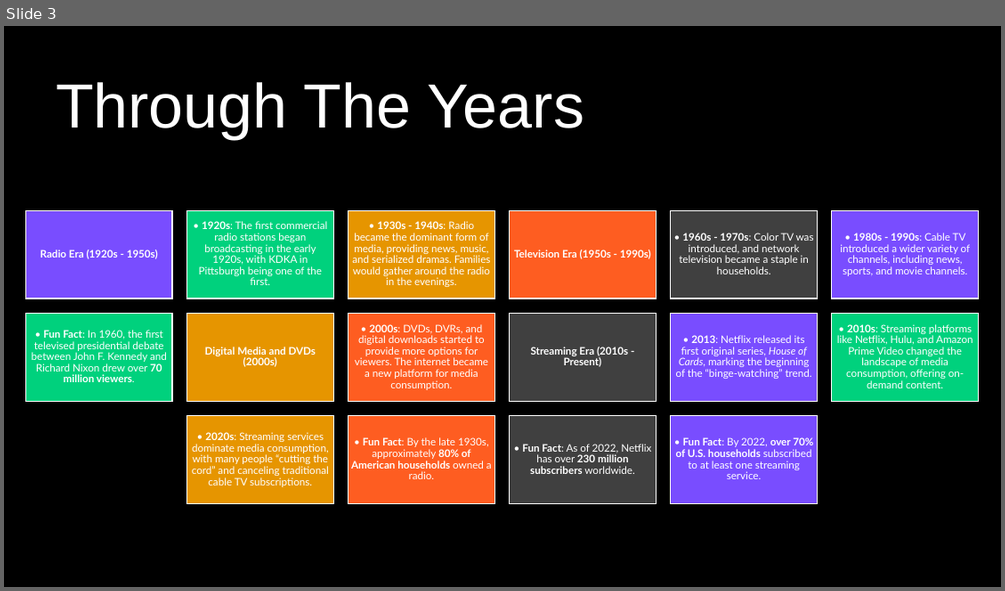
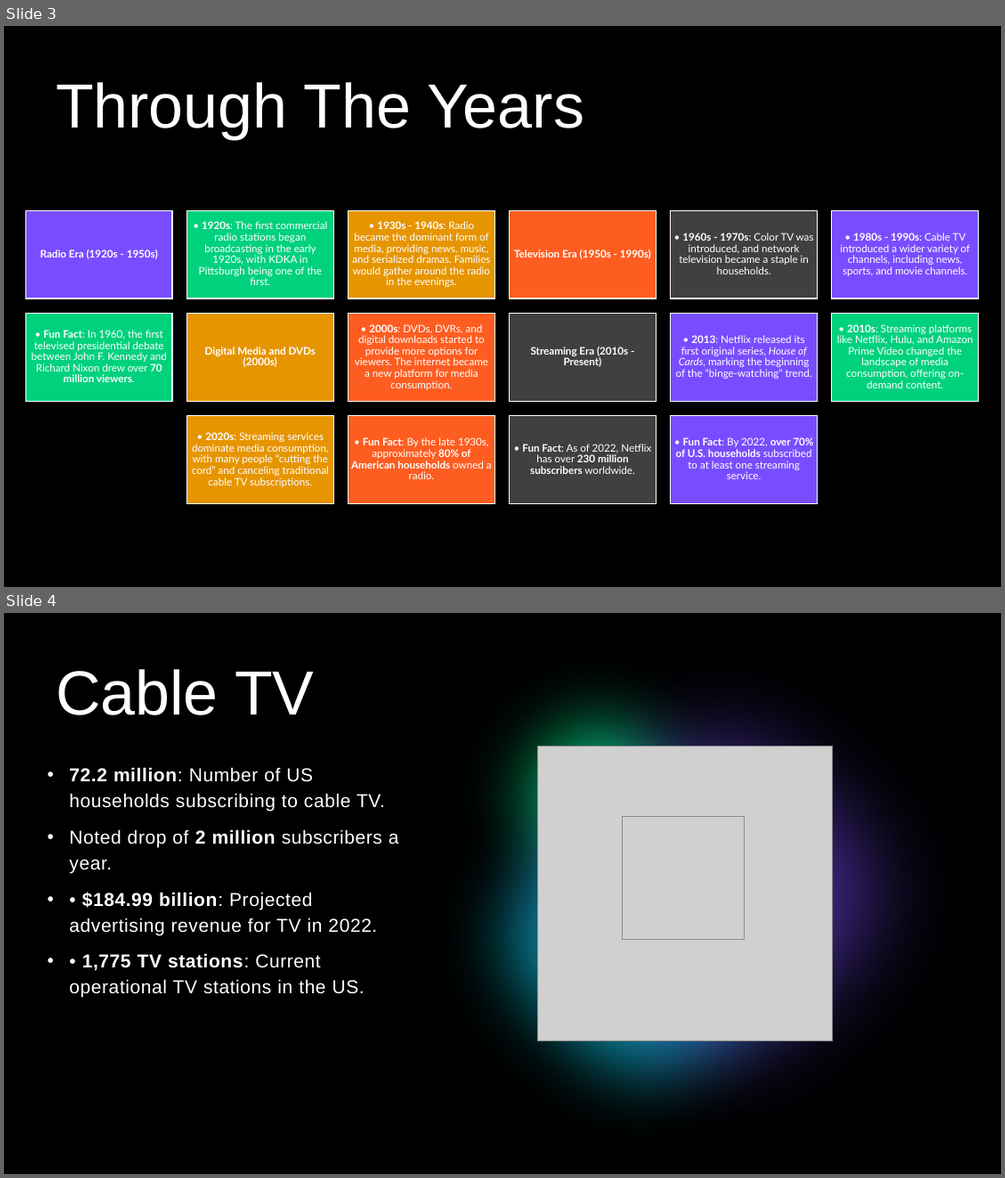
Before and after one commit to lanahuyen/media_tv, a slide deck: Presentation1.pptx. Shown one above the other, each under a label of ours: slide 3 before the commit, slides 3 and 4 after it. The pictures are 1005x591 and 1005x1178 pixels, drawn with LibreOffice and Linux fonts; fonts in the diff are those of the drawing; grey boxes stand for pictures. Boxes give left, top, right and bottom in pixels: in the first picture for what was removed or moved away, otherwise in the second. Text is boxed around its words. In the diff, an @@ line names an element or a change of style, - is before the commit and + after.

```diff
--- a/Presentation1.pptx
+++ b/Presentation1.pptx
@@ slide 4 added at bbox=[4, 613, 1001, 1174], background #000000; not listed: 5 template elements that a slide beside it also shows @@
@@ rectangle added at bbox=[4, 613, 1001, 1174], fill #000000 @@
@@ freeform shape added at bbox=[404, 613, 965, 1174], fill #000000, outline #008A94 1 pt @@
@@ ellipse added at bbox=[421, 618, 774, 971], fill #00D17D @@
@@ ellipse added at bbox=[441, 613, 1001, 1174], fill #794DFF at 60% opacity @@
@@ title added at bbox=[56, 669, 314, 715], 60 pt, text #FFFFFF @@
+Cable TV
@@ ellipse added at bbox=[407, 703, 878, 1174], fill #00BAC8 at 80% opacity @@
@@ text added at bbox=[69, 767, 399, 997], 18 pt, text #FFFFFF @@
+• 72.2 million: Number of US households subscribing to cable TV.
+• Noted drop of 2 million subscribers a year.
+• • $184.99 billion: Projected advertising revenue for TV in 2022.
+• • 1,775 TV stations: Current operational TV stations in the US.
@@ picture added at bbox=[538, 747, 833, 1041] @@
@@ picture added at bbox=[623, 817, 745, 939] @@
```
Also in this commit, not shown: 1 slide changed, 8 other slides added, 1 slide removed, 1 other file.
